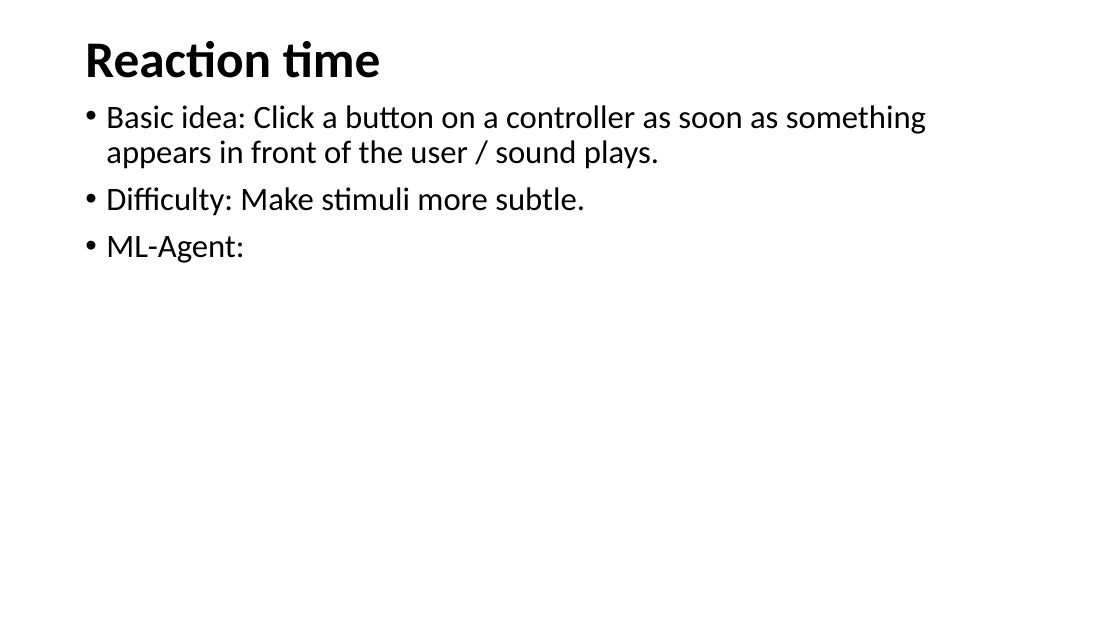
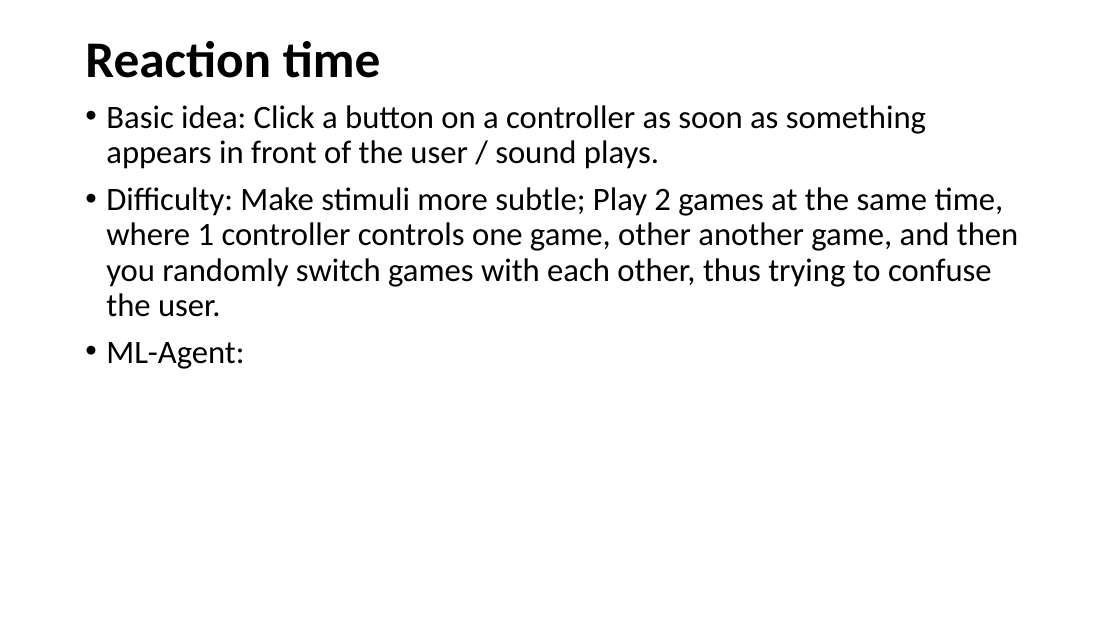
Before and after one commit to ztsv-av/xr_ml, a slide deck: slide 17 of vr_ideas.pptx (slide 14 before the commit). Drawn at 1120x630 pixels with LibreOffice and Linux fonts; fonts in the diff are those of the drawing. Boxes give left, top, right and bottom in pixels: in the first picture for what was removed or moved away, otherwise in the second. Text is boxed around its words. In the diff, an @@ line names an element or a change of style, - is before the commit and + after.

```diff
--- a/vr_ideas.pptx
+++ b/vr_ideas.pptx
@@ text at <box>106,187,1018,317</box>: text changed @@
-• Difficulty: Make stimuli more subtle.
+• Difficulty: Make stimuli more subtle; Play 2 games at the same time, where 1 controller controls one game, other another game, and then you randomly switch games with each other, thus trying to confuse the user.
```
Also in this commit, not shown: 5 other slides changed, 3 slides added.
